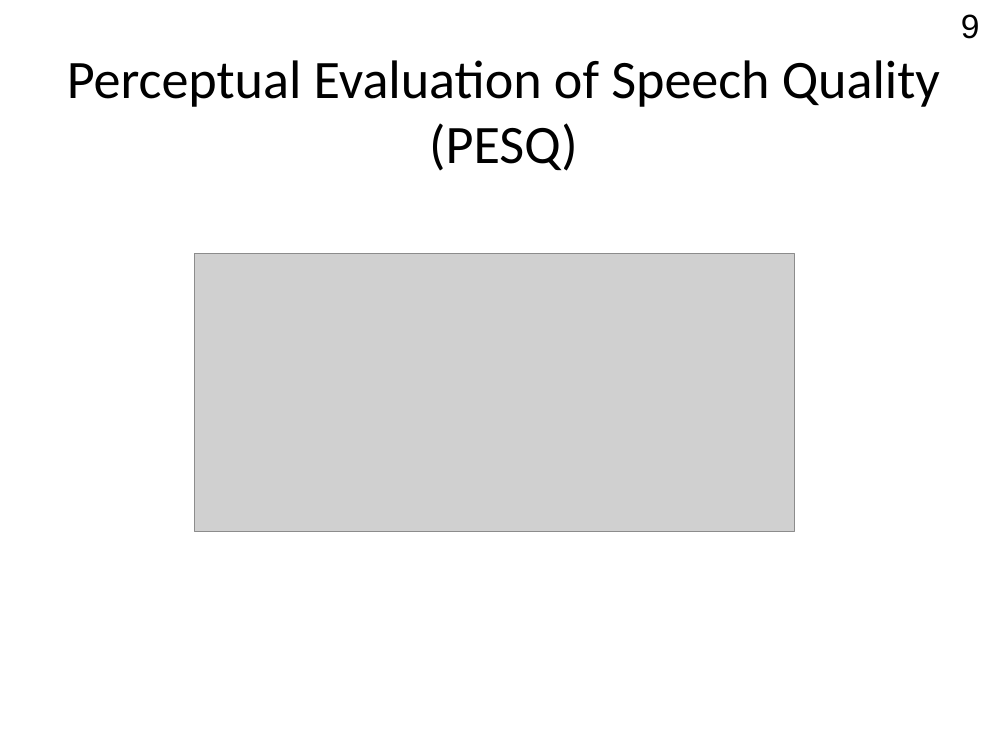
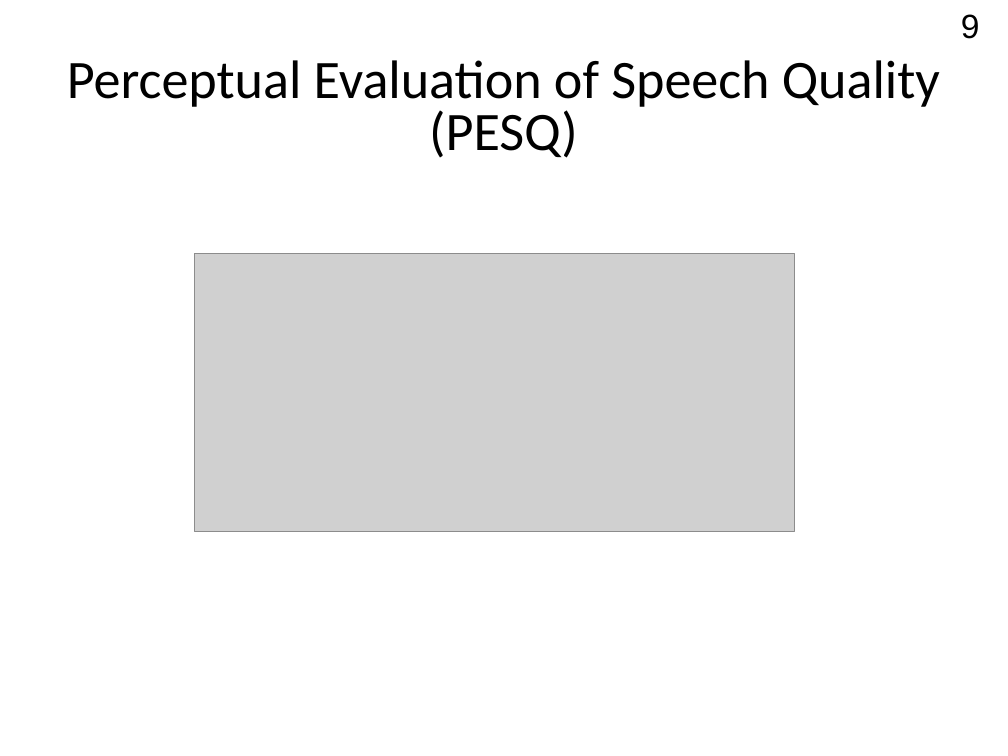
Before and after one commit to Rernamp/microphone_arrays, a slide deck: slide 9 of student_session_2021/Доклад.pptx. Drawn at 1008x756 pixels with LibreOffice and Linux fonts; fonts in the diff are those of the drawing; grey boxes stand for pictures. Boxes give left, top, right and bottom in pixels: in the first picture for what was removed or moved away, otherwise in the second. Text is boxed around its words. In the diff, an @@ line names an element or a change of style, - is before the commit and + after.

```diff
--- a/student_session_2021/Доклад.pptx
+++ b/student_session_2021/Доклад.pptx
@@ text "Perceptual Evaluation of Speech Quality ..." at (67, 60, 940, 158): line spacing 1 to 0.8 @@
```
Also in this commit, not shown: 1 other slide changed, 1 slide added, 1 slide removed.
